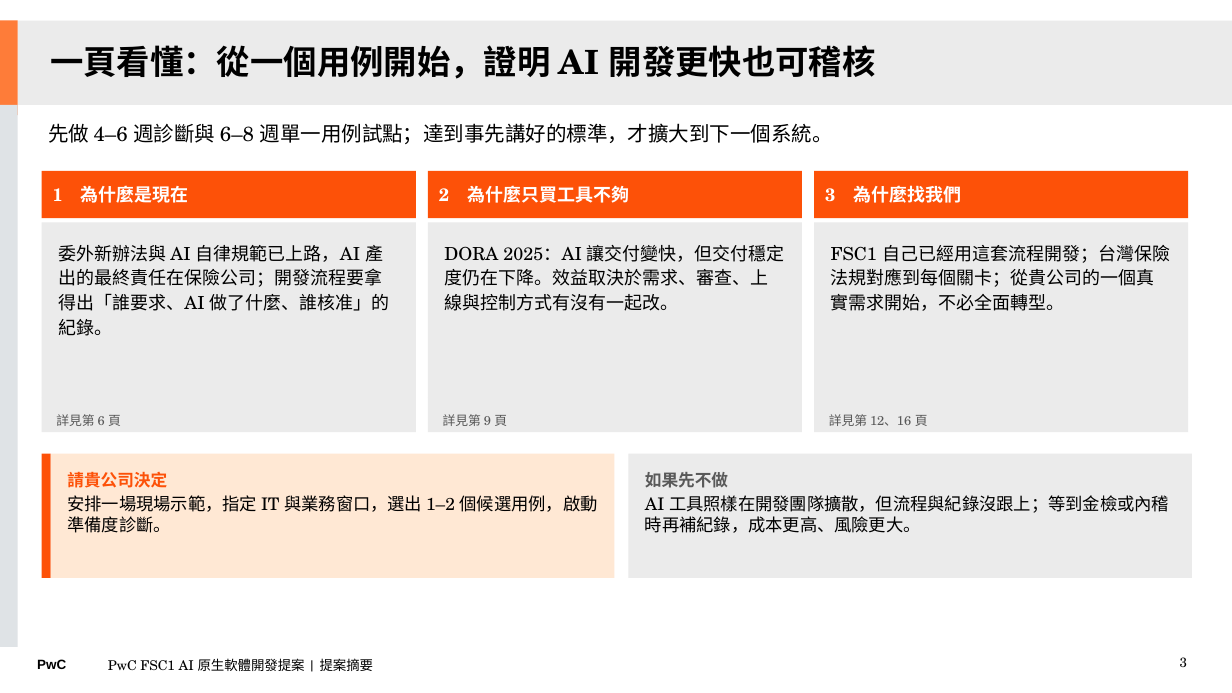
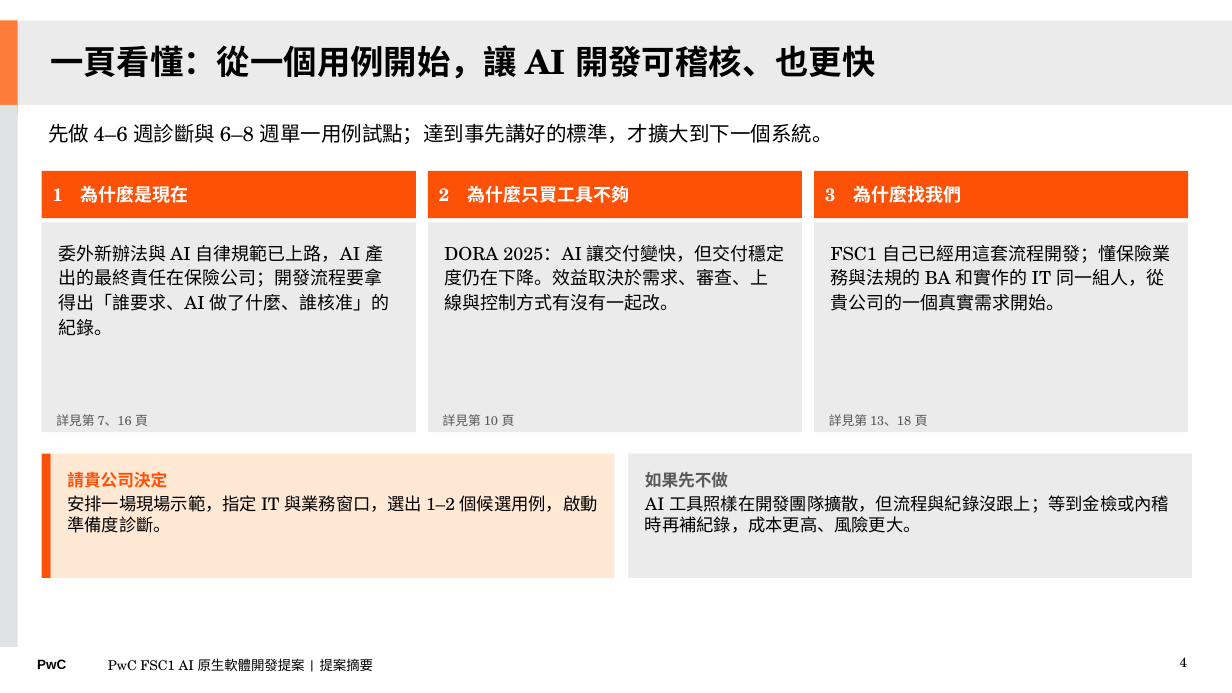
Before and after one commit to Robshao/PwC_FSC1, a slide deck: slide 4 of research/ai-native-sdlc/AI原生軟體開發_合夥人提案簡報.pptx (slide 3 before the commit). Drawn at 1232x693 pixels with LibreOffice and Linux fonts; fonts in the diff are those of the drawing. Boxes give left, top, right and bottom in pixels: in the first picture for what was removed or moved away, otherwise in the second. Text is boxed around its words. In the diff, an @@ line names an element or a change of style, - is before the commit and + after.

```diff
--- a/research/ai-native-sdlc/AI原生軟體開發_合夥人提案簡報.pptx
+++ b/research/ai-native-sdlc/AI原生軟體開發_合夥人提案簡報.pptx
@@ title at (50, 45, 875, 79): text changed @@
-一頁看懂：從一個用例開始，證明 AI 開發更快也可稽核
+一頁看懂：從一個用例開始，讓 AI 開發可稽核、也更快
@@ text in rectangle at (831, 245, 1170, 311): text changed @@
-FSC1 自己已經用這套流程開發；台灣保險法規對應到每個關卡；從貴公司的一個真實需求開始，不必全面轉型。
+FSC1 自己已經用這套流程開發；懂保險業務與法規的 BA 和實作的 IT 同一組人，從貴公司的一個真實需求開始。
@@ text in rectangle at (56, 414, 148, 426): text changed @@
-詳見第 6 頁
+詳見第 7、16 頁
@@ text in rectangle at (443, 414, 515, 426): text changed @@
-詳見第 9 頁
+詳見第 10 頁
@@ text in rectangle at (829, 414, 928, 426): text changed @@
-詳見第 12、16 頁
+詳見第 13、18 頁
@@ page number at (1180, 657, 1187, 667): text changed @@
-3
+4
```
Also in this commit, not shown: 9 other slides changed, 3 slides added, 5 other files.
